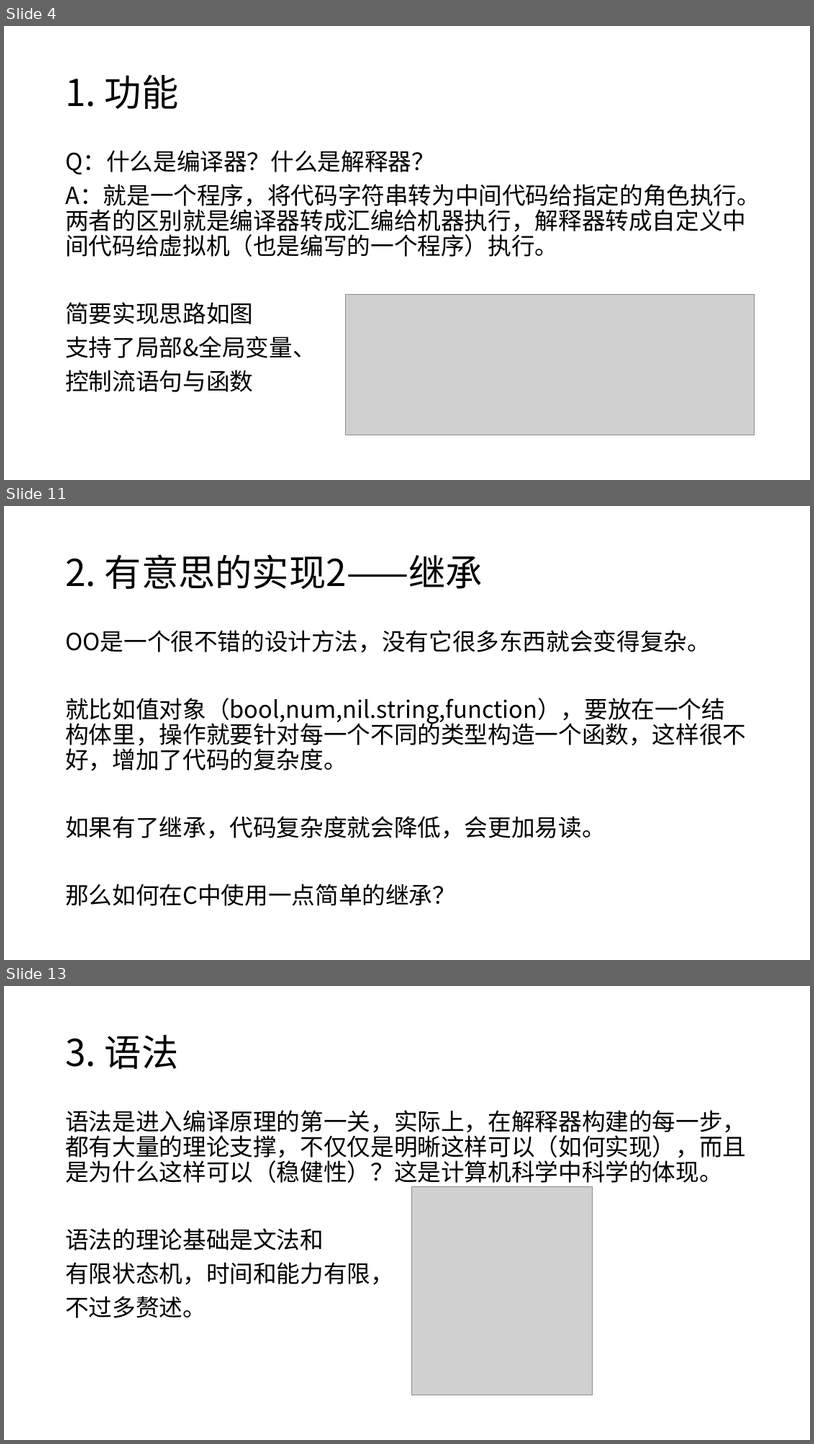
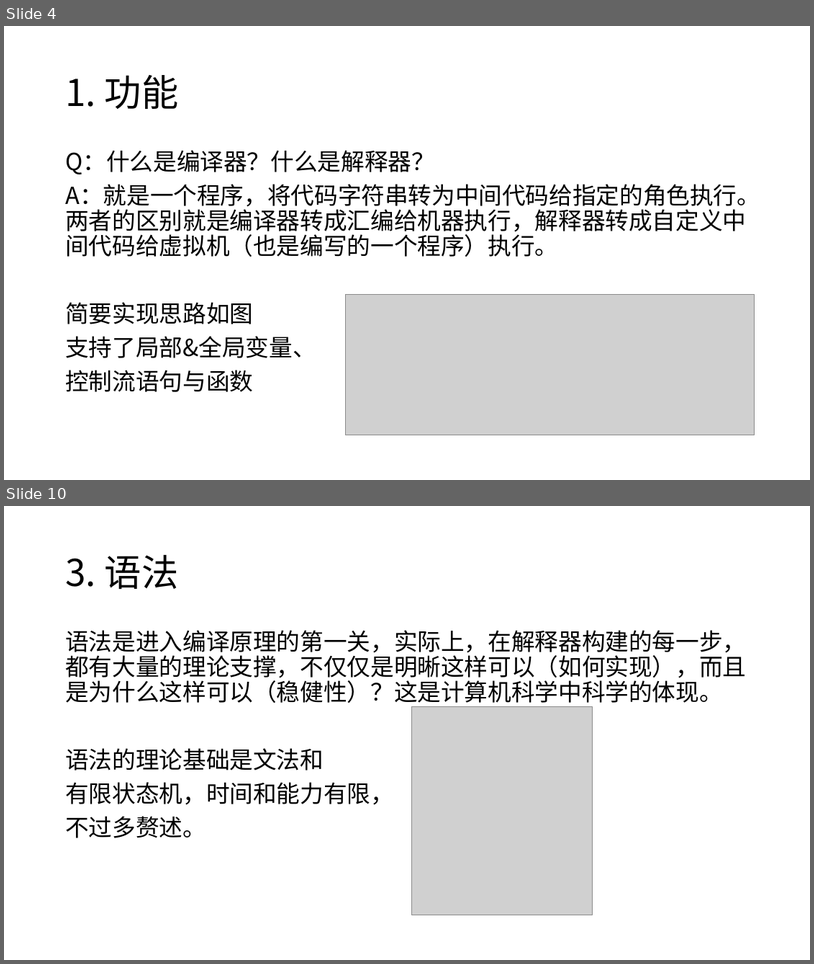
Before and after one commit to Blackteaxx/PythonDataAnalyze, a slide deck: Blakcteaxx/Clox.pptx. Shown one above the other, each under a label of ours: slides 4, 11 and 13 before the commit, slides 4 and 10 after it; the slides between them are not shown. The pictures are 814x1444 and 814x964 pixels, drawn with LibreOffice and Linux fonts; fonts in the diff are those of the drawing; grey boxes stand for pictures. Boxes give left, top, right and bottom in pixels: in the first picture for what was removed or moved away, otherwise in the second. Text is boxed around its words. In the diff, an @@ line names an element or a change of style, - is before the commit and + after.

```diff
--- a/Blakcteaxx/Clox.pptx
+++ b/Blakcteaxx/Clox.pptx
@@ slide 11 removed at [4, 506, 810, 960], background #FFFFFF @@
@@ title removed at [65, 554, 484, 589] @@
-2. 有意思的实现2——继承
@@ text removed at [65, 630, 746, 906] @@
-OO是一个很不错的设计方法，没有它很多东西就会变得复杂。
-就比如值对象（bool,num,nil.string,function），要放在一个结构体里，操作就要针对每一个不同的类型构造一个函数，这样很不好，增加了代码的复杂度。
-如果有了继承，代码复杂度就会降低，会更加易读。
-那么如何在C中使用一点简单的继承？
@@ what was slide 13 is now slide 10 @@
```
Also in this commit, not shown: 18 slides changed, 2 slides added, 1 other slide removed, 20 other files.
